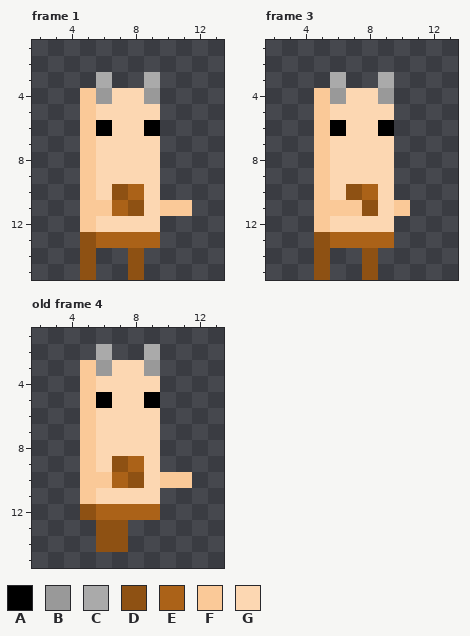
Pixel-art file, stored at assets/character.ase. This is how it looked before the edit.
16x16 pixels, 4 frames. Shown: frame 1: x 2..13, y 1..15; frame 3: x 2..13, y 1..15; old frame 4: x 2..13, y 1..15. The commit also changed other frames, which this record leaves out.
Palette (. is transparent): A #000000  B #999999  C #aaaaaa  D #8e5113  E #ab6218  F #fac998  G #fcd7b2
Pixels before, frame 1, first column x 5:
 3 .C..C..
 4 FBGGB..
 5 FGGGG..
 6 FAGGA..
 7 FGGGG..
 8 FGGGG..
 9 FGGGG..
10 FGDEG..
11 FFEDGFF
12 FGGGG..
13 DEEEE..
14 D..D...
15 D..D...
Pixels before, frame 3, first column x 5:
 3 .C..C.
 4 FBGGB.
 5 FGGGG.
 6 FAGGA.
 7 FGGGG.
 8 FGGGG.
 9 FGGGG.
10 FGDEG.
11 FFFDGF
12 FGGGG.
13 DEEEE.
14 D..D..
15 D..D..
Pixels before, old frame 4, first column x 5:
 2 .C..C..
 3 FBGGB..
 4 FGGGG..
 5 FAGGA..
 6 FGGGG..
 7 FGGGG..
 8 FGGGG..
 9 FGDEG..
10 FFEDGFF
11 FGGGG..
12 DEEEE..
13 .DD....
14 .DD....
And afterwards:
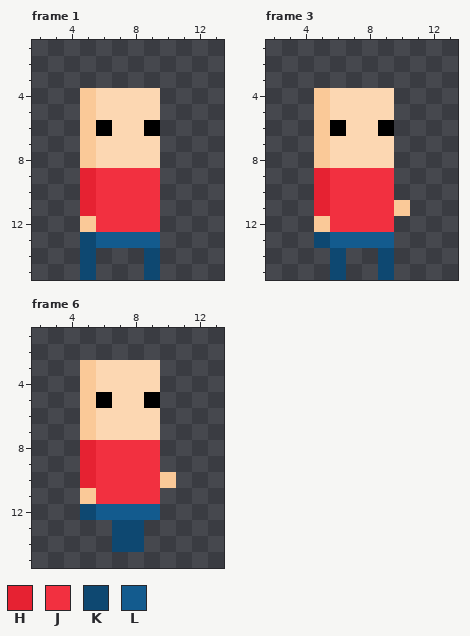
Colours new in this view: H #e62232  J #f23040  K #0e4871  L #135b8e
A new or re-ordered frame is compared with the old frame closest to it.
What changed:
frames 4 -> 6
Changed rows in their new state; - is an unchanged pixel.
Frame 1:
first column x 6:
 3 .--.
 4 G--G
first column x 5:
 9 HJJJJ--
10 HJJJJ--
11 HJJJJ..
12 -JJJJ--
13 KLLLL--
14 K--.K--
15 K--.K--
Frame 3:
first column x 6:
 3 .--.
 4 G--G
first column x 5:
 9 HJJJJ
10 HJJJJ
11 HJJJJ
12 -JJJJ
13 KLLLL
14 .K-.K
15 .K-.K
Frame 6 is new; against old frame 4:
first column x 6:
 2 .--.
 3 G--G
first column x 5:
 8 HJJJJ--
 9 HJJJJ--
10 HJJJJ-.
11 -JJJJ--
12 KLLLL--
13 -.KK---
14 -.KK---
Boxes around the changes in both pictures, in picture pixels (x1, y1, x2, y2):
changed: (80, 72, 192, 280)
changed: (314, 72, 394, 280)
changed: (96, 344, 160, 376)
changed: (80, 440, 192, 552)
